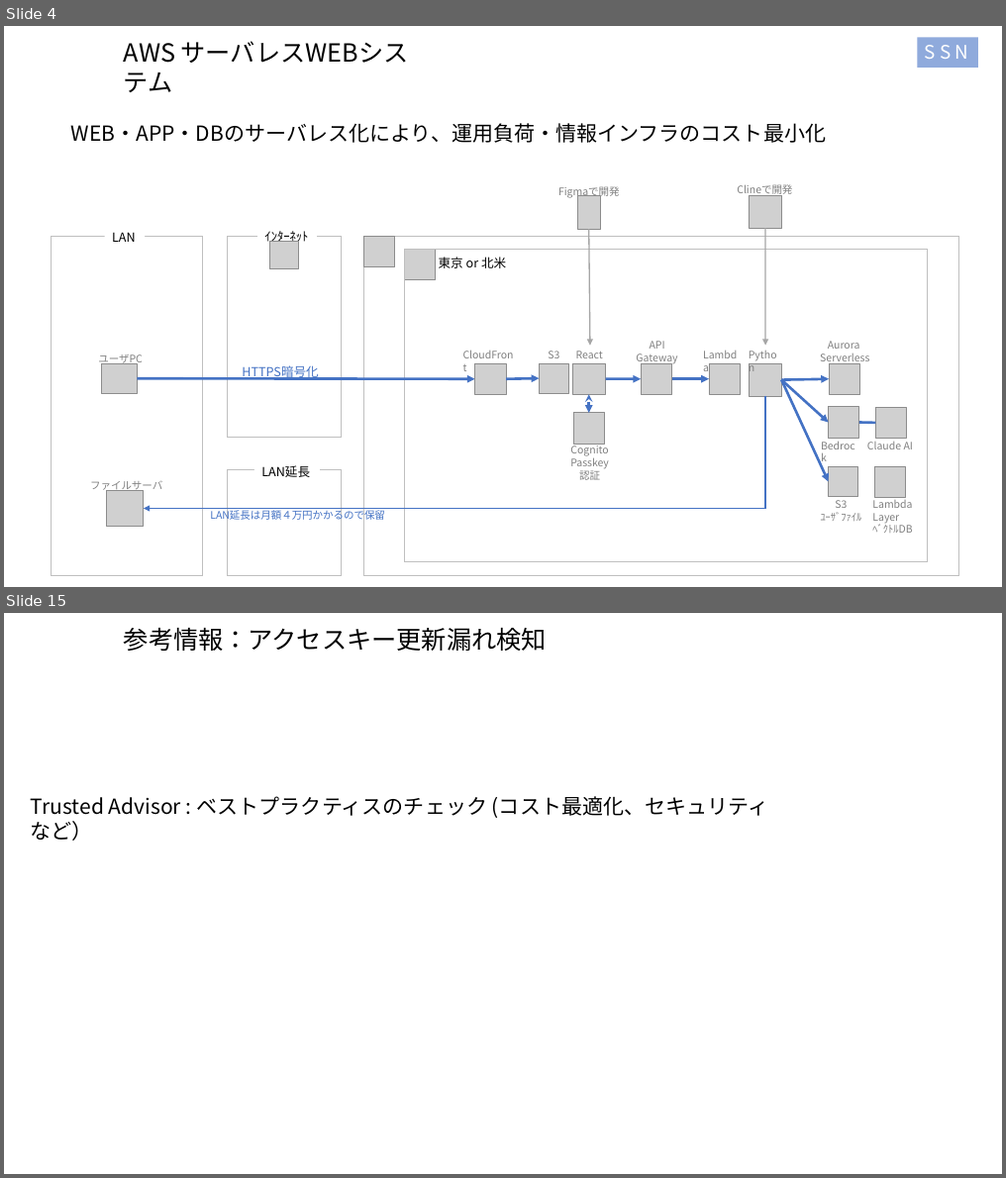
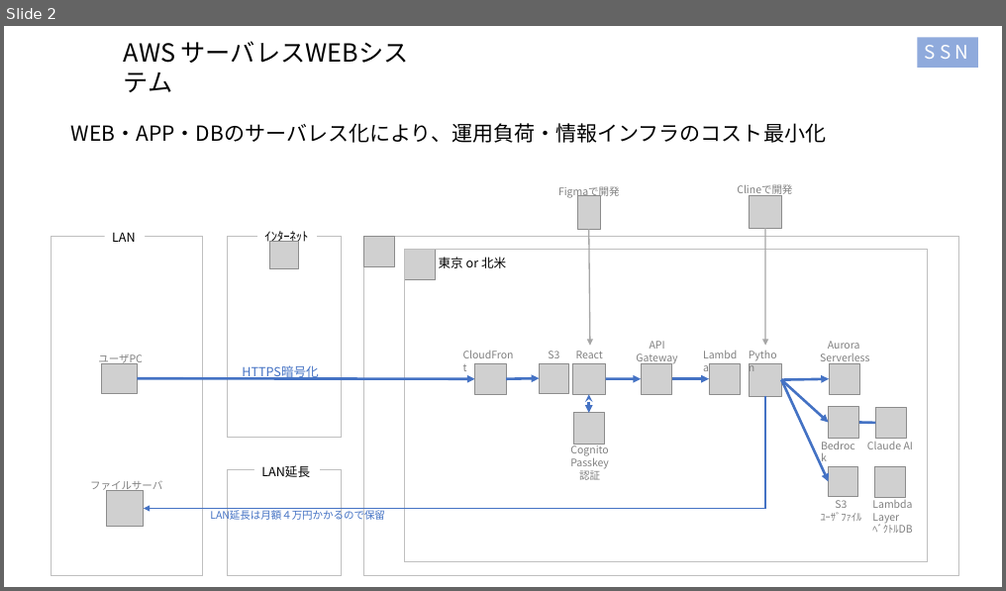
Before and after one commit to kiri0408/tyaga, a slide deck: aws_memo2.pptx. Shown one above the other, each under a label of ours: slides 4 and 15 before the commit, slide 2 after it; the slides between them are not shown. The pictures are 1006x1178 and 1006x591 pixels, drawn with LibreOffice and Linux fonts; fonts in the diff are those of the drawing; grey boxes stand for pictures. Boxes give left, top, right and bottom in pixels: in the first picture for what was removed or moved away, otherwise in the second. Text is boxed around its words. In the diff, an @@ line names an element or a change of style, - is before the commit and + after.

```diff
--- a/aws_memo2.pptx
+++ b/aws_memo2.pptx
@@ slide 15 removed at bbox=[4, 613, 1002, 1174], background #FFFFFF @@
@@ text removed at bbox=[124, 627, 547, 651] @@
-参考情報：アクセスキー更新漏れ検知
@@ text removed at bbox=[31, 796, 768, 841] @@
-Trusted Advisor : ベストプラクティスのチェック (コスト最適化、セキュリティなど）
@@ what was slide 4 is now slide 2 @@
```
Also in this commit, not shown: 12 other slides removed.
